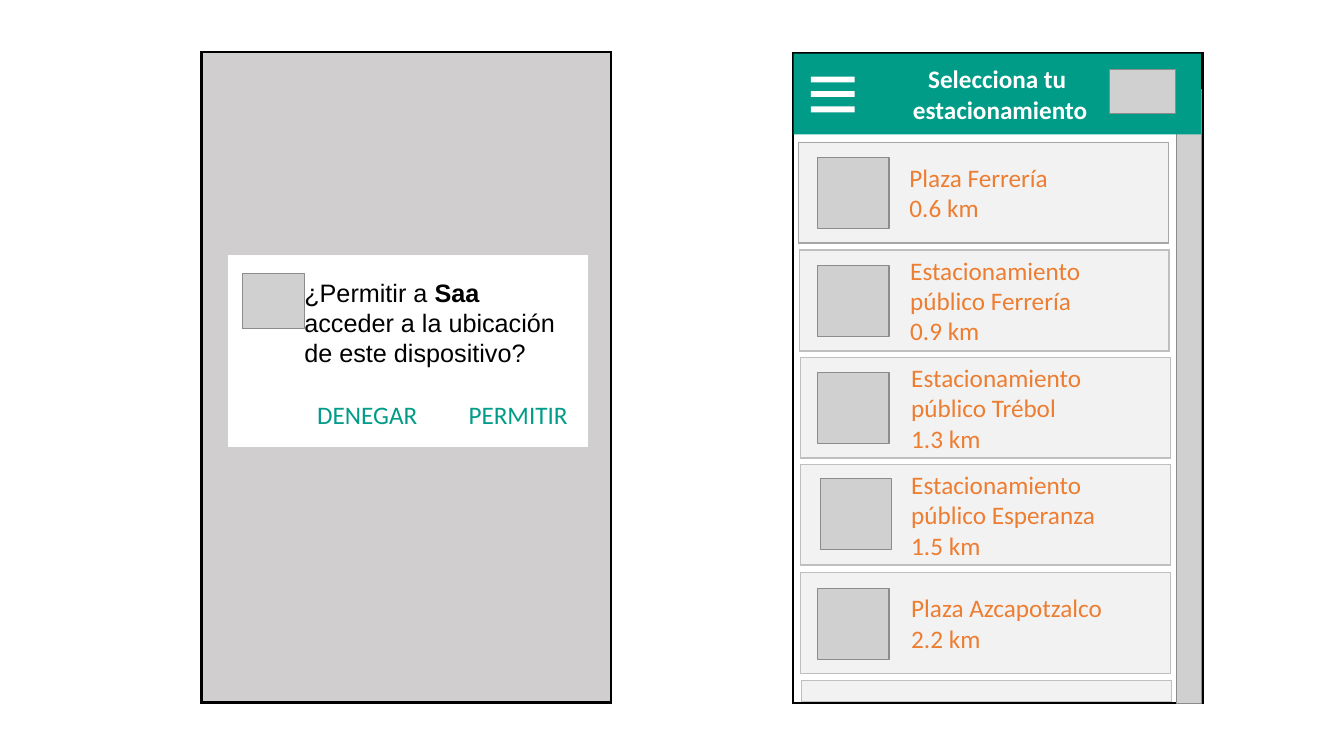
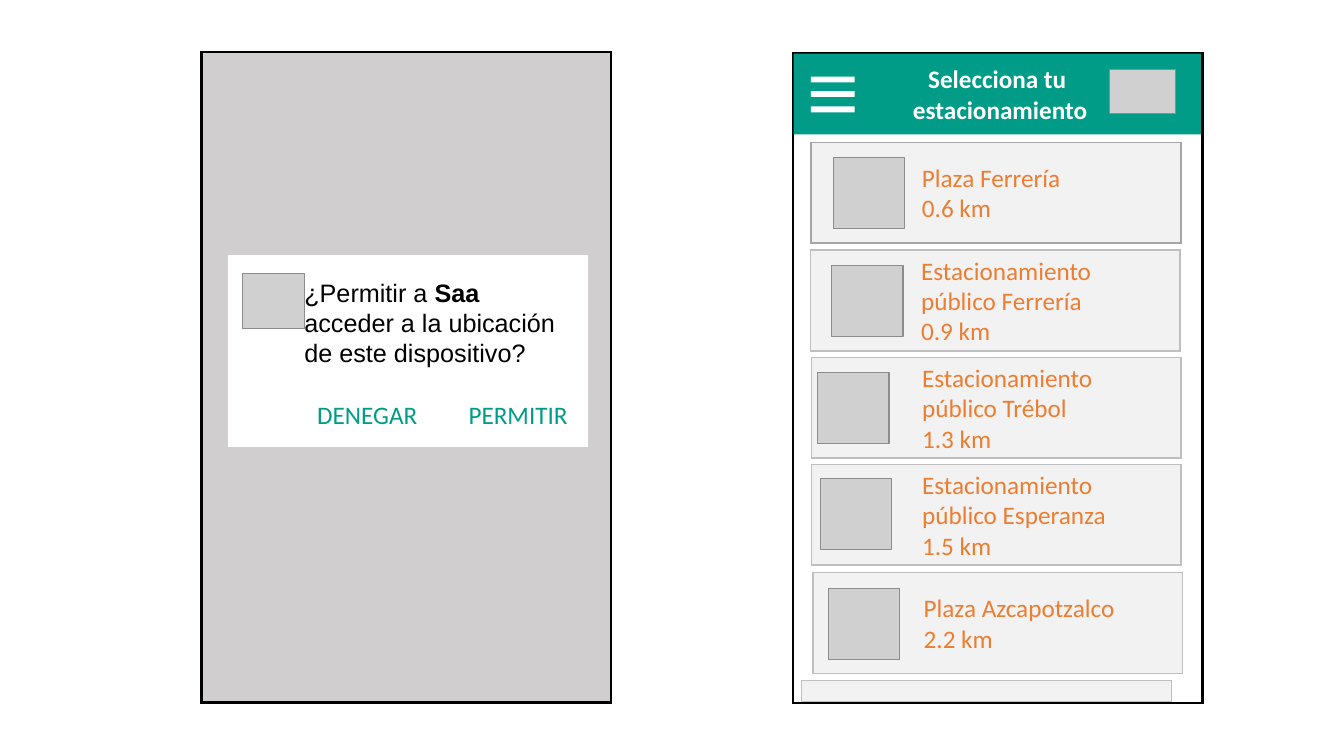
Before and after one commit to ajbeem/iotserver, a slide deck: slide 5 of documentation/MapaNavegacion.pptm. Drawn at 1344x756 pixels with LibreOffice and Linux fonts; fonts in the diff are those of the drawing; grey boxes stand for pictures. Boxes give left, top, right and bottom in pixels: in the first picture for what was removed or moved away, otherwise in the second. Text is boxed around its words. In the diff, an @@ line names an element or a change of style, - is before the commit and + after.

```diff
--- a/documentation/MapaNavegacion.pptm
+++ b/documentation/MapaNavegacion.pptm
@@ picture removed at [1177, 90, 1201, 704] @@
@@ 2 pictures, 1 rectangle: place and size @@
-2 pictures, 1 rectangle at [799, 142, 1169, 337]
+2 pictures, 1 rectangle at [812, 142, 1182, 337]
@@ 4 rectangles, 1 picture: place and size @@
-4 rectangles, 1 picture at [800, 250, 1171, 674]
+4 rectangles, 1 picture at [811, 250, 1183, 674]
```
Also in this commit, not shown: 3 other slides changed, 1 slide added, 1 slide removed, 3 other files.
